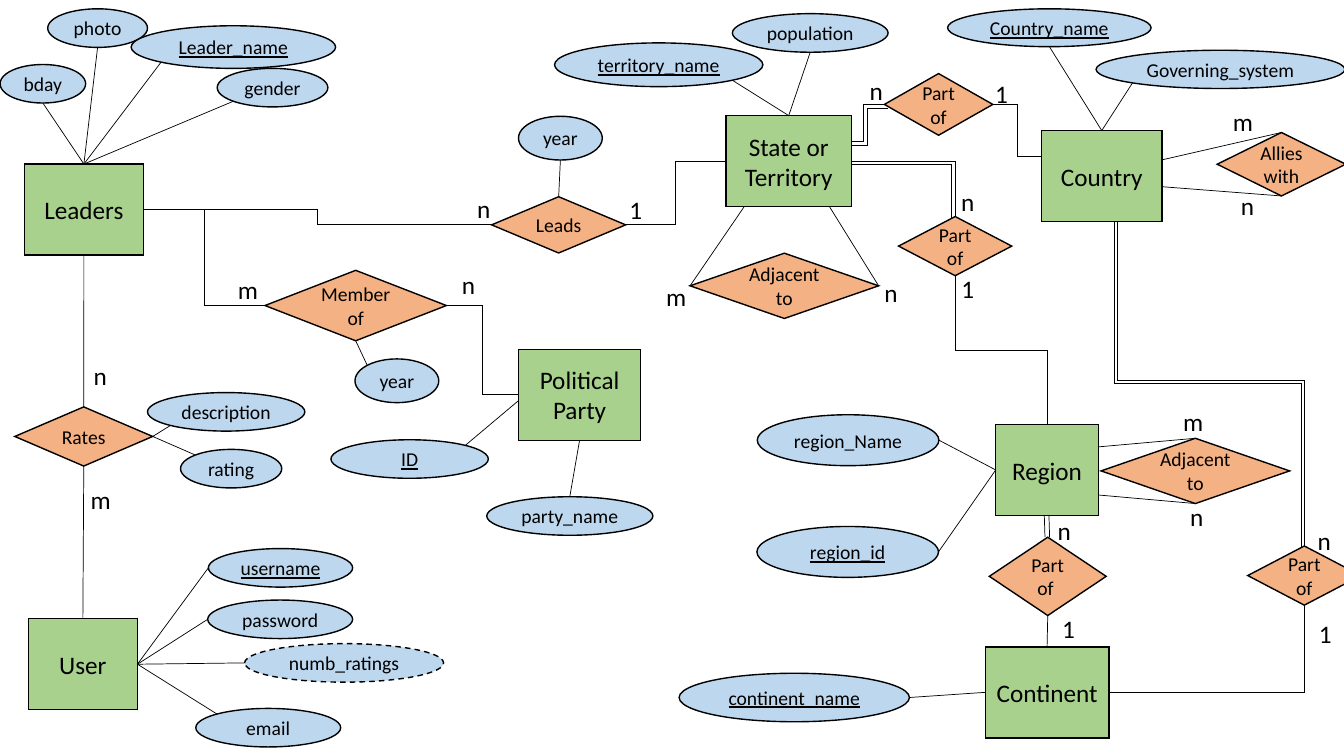
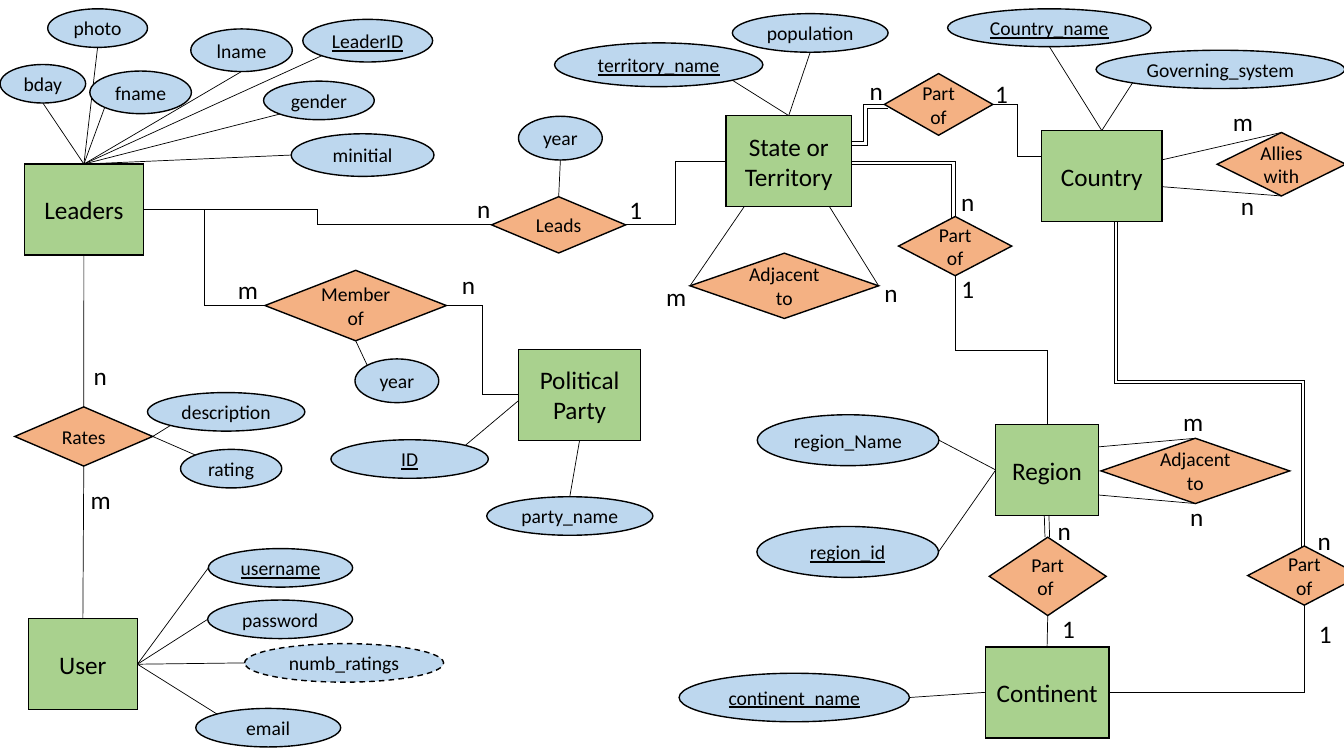
Before and after one commit to csse333rateMyWorldLeader/documentation, a slide deck: slide 1 of ERdiagram.pptx. Drawn at 1344x756 pixels with LibreOffice and Linux fonts; fonts in the diff are those of the drawing. Boxes give left, top, right and bottom in pixels: in the first picture for what was removed or moved away, otherwise in the second. Text is boxed around its words. In the diff, an @@ line names an element or a change of style, - is before the commit and + after.

Commit message:
fixed user story

```diff
--- a/ERdiagram.pptx
+++ b/ERdiagram.pptx
@@ ellipse added at <box>191,29,292,72</box>, fill #BDD7EE, outline #000000 1 pt, 14 pt, text #000000 @@
+lname
@@ ellipse "LeaderID": place and size @@
-ellipse "LeaderID" at <box>131,26,336,69</box>
+ellipse "LeaderID" at <box>302,19,433,62</box>
@@ line moved from (161, 63) - (84, 164) to (322, 55) - (84, 164) @@
@@ text in ellipse at <box>332,34,403,52</box>: text changed @@
-Leader_name
+LeaderID
@@ line added from (242, 72) to (84, 164), #000000 0.5 pt @@
@@ ellipse added at <box>90,72,192,114</box>, fill #BDD7EE, outline #000000 1 pt, 14 pt, text #000000 @@
+fname
@@ ellipse "gender": place and size @@
-ellipse "gender" at <box>217,69,328,107</box>
+ellipse "gender" at <box>264,82,375,120</box>
@@ line moved from (234, 101) - (84, 164) to (280, 114) - (84, 164) @@
@@ line added from (105, 108) to (84, 164), #000000 0.5 pt @@
@@ ellipse added at <box>291,134,435,176</box>, fill #BDD7EE, outline #000000 1 pt, 14 pt, text #000000 @@
+minitial
@@ line added from (291, 155) to (84, 164), #000000 0.5 pt @@
```
